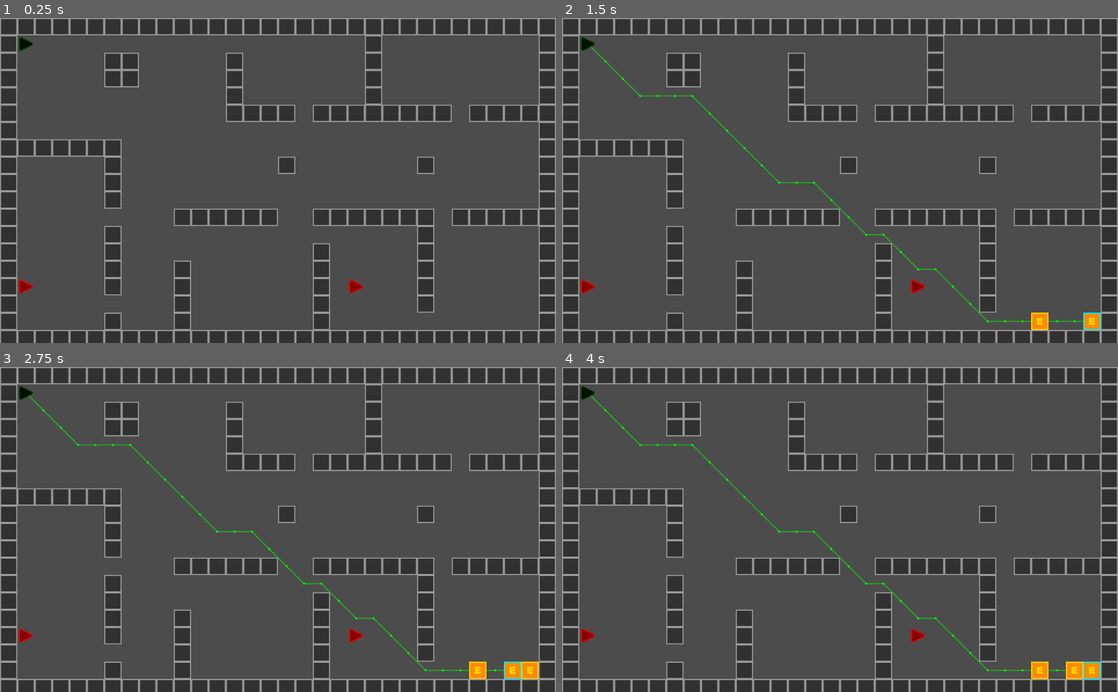
Above: before the commit, frames 1-4 (two rows, left to right).
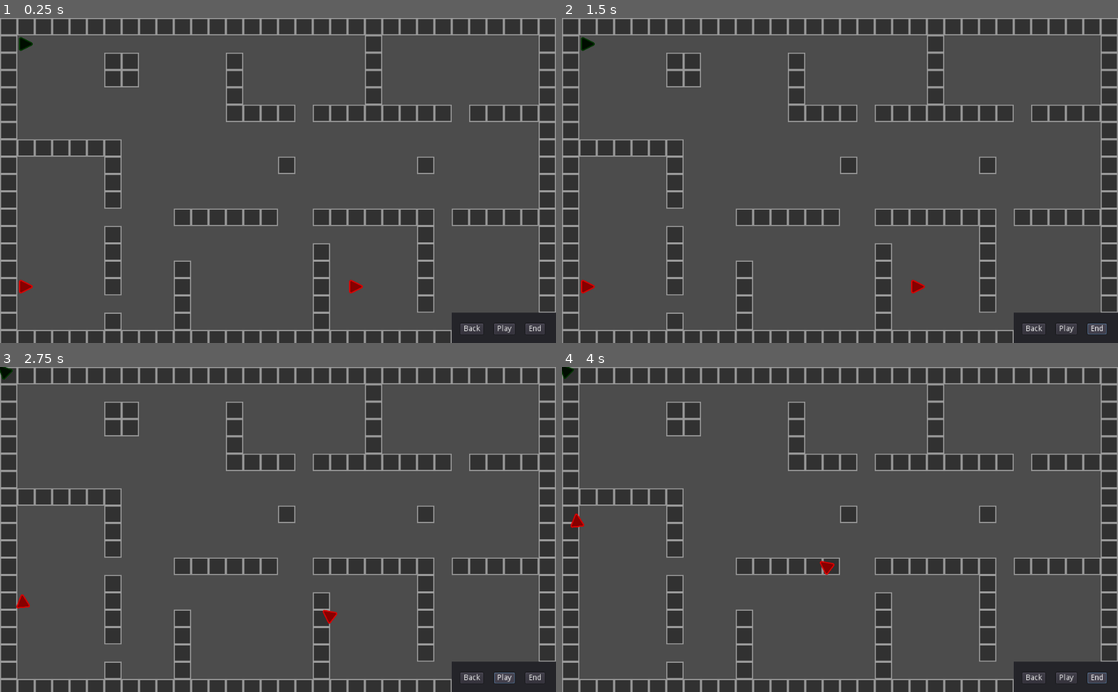
Above: after the commit, the same moments.

Repository: Matthew-Underwood/Jasper
Game: Godot game, scene res://scenes/main.tscn
Same seed, same stepped clock (60 frames per second), same inputs: the game is played once before the commit and once after it.
Inputs (mouse positions are in pixels of both pictures, inside the frame that each line leads up to):
- Up to frame 1 (0.25 s): no input
- Up to frame 2 (1.5 s): click (1034, 330) at 0.5 s, where only the run after the commit has a clickable "Back"; click (1095, 330) at 1.25 s, where only the run after the commit has a clickable "End"
- Up to frame 3 (2.75 s): click (505, 679) at 2 s, where only the run after the commit has a clickable "Play"
- Up to frame 4 (4 s): click (1067, 679) at 2.75 s, where only the run after the commit has a clickable "Play"; click (1095, 679) at 3.5 s, where only the run after the commit has a clickable "End"

The runs differ from the first frame. In frame 1, 0.9% of the frame differs, in the area x 81-100%, y 90-100%; in frame 2, 1.4%; in frame 3, 1.9%, in the area x 0-100%, y 0-100%; in frame 4, 1.9%.

Commit message:
Play and rewind.
Need to fix a bug though that wipes out the path if its been played once.

Diff:
--- a/node/character.gd
+++ b/node/character.gd
@@ -10,22 +10,41 @@
 var _path = []
 var _targetPointWorld = Vector2()
 var _targetPosition = Vector2()
+var _startingPosition = Vector2()
 
 var _velocity = Vector2()
 var _characterInfo : CharacterInfo
 var _tileMap : TileMap
 
 func _ready():
-	_change_state(States.IDLE)
+	add_to_group("characters")
+	_startingPosition = position
+
+func _process(_delta):
+	if _state != States.FOLLOW:
+		return
+	var _arrivedToNextPoint = _move_to(_targetPointWorld)
+	if _arrivedToNextPoint:
+		_path.remove(0)
+		if len(_path) == 0:
+			setState(States.IDLE)
+
+			return
+		_targetPointWorld = _path[0]
 
 
 func setCharacterInfo(characterInfo : CharacterInfo):
 	_characterInfo = characterInfo
 
+#TODO this is going to evolve over time.
+func resetToStartingPosition() -> void:
+	position = _startingPosition
 
 func setTileMap(tileMap : TileMap):
 	_tileMap = tileMap
 
+func setState(state):
+	_state = state
 
 func getCharacterInfo():
 	return _characterInfo
@@ -34,7 +53,7 @@
 func _unhandled_input(event):
 	if Input.is_action_just_pressed("confirm_click"):
 		_targetPosition = get_global_mouse_position()
-		_change_state(States.FOLLOW)
+		_change_state(States.IDLE)
 
 
 func _move_to(worldPosition):
@@ -46,8 +65,8 @@
 	return position.distance_to(worldPosition) < ARRIVE_DISTANCE
 
 
-func _change_state(newState):
-	if newState == States.FOLLOW:
+func _change_state(state):
+	if state == States.IDLE:
 		_characterInfo.setPosition(position)
 		#TODO is this misleading? Its checking for waypoint exists not the path
 		if _tileMap.hasPath(_characterInfo, _targetPosition):
@@ -55,13 +74,13 @@
 		if !_tileMap.isWalkable(_targetPosition):
 			return
 		_path = _tileMap.createPath(_characterInfo, _targetPosition)
-		if not _path or len(_path) == 1:
-			_change_state(States.IDLE)
-			return
+#		if not _path or len(_path) == 1:
+#			_change_state(States.IDLE)
+#			return
 		# The index 0 is the starting cell.
 		# We don't want the character to move back to it in this example.
 		_targetPointWorld = _path[1]
-	_state = newState
+	_state = state
 
 
 func _on_Area2D_mouse_entered():
--- a/scenes/main.tscn
+++ b/scenes/main.tscn
@@ -1,8 +1,9 @@
-[gd_scene load_steps=4 format=2]
+[gd_scene load_steps=5 format=2]
 
 [ext_resource path="res://node/tile_map.gd" type="Script" id=1]
 [ext_resource path="res://node/main.gd" type="Script" id=2]
 [ext_resource path="res://tile_set/tileset.tres" type="TileSet" id=3]
+[ext_resource path="res://scenes/ui/turn_playback.tscn" type="PackedScene" id=4]
 
 [node name="Node2D" type="Node2D"]
 script = ExtResource( 2 )
@@ -17,3 +18,9 @@
 [node name="WayPoints" type="Node2D" parent="."]
 
 [node name="Characters" type="Node2D" parent="."]
+
+[node name="Control" parent="." instance=ExtResource( 4 )]
+margin_left = 832.0
+margin_top = 544.0
+margin_right = 832.0
+margin_bottom = 544.0
--- /dev/null
+++ b/scenes/ui/turn_playback.gd
@@ -0,0 +1,24 @@
+extends Control
+
+
+# Declare member variables here. Examples:
+# var a = 2
+# var b = "text"
+
+
+# Called when the node enters the scene tree for the first time.
+func _ready():
+	pass # Replace with function body.
+
+
+# Called every frame. 'delta' is the elapsed time since the previous frame.
+#func _process(delta):
+#	pass
+
+
+func _on_Play_button_up():
+	get_tree().call_group_flags(2, "characters", "setState", 1)
+
+
+func _on_Back_button_up():
+	get_tree().call_group_flags(2, "characters", "resetToStartingPosition")
--- /dev/null
+++ b/scenes/ui/turn_playback.tscn
@@ -0,0 +1,54 @@
+[gd_scene load_steps=2 format=2]
+
+[ext_resource path="res://scenes/ui/turn_playback.gd" type="Script" id=1]
+
+[node name="Control" type="Control"]
+anchor_right = 0.25
+anchor_bottom = 0.107
+margin_bottom = -0.200005
+script = ExtResource( 1 )
+__meta__ = {
+"_edit_use_anchors_": false
+}
+
+[node name="Panel" type="Panel" parent="."]
+anchor_right = 0.75
+anchor_bottom = 1.0
+margin_right = -1.52588e-05
+rect_min_size = Vector2( 192, 64 )
+__meta__ = {
+"_edit_use_anchors_": false
+}
+
+[node name="HSplitContainer" type="GridContainer" parent="Panel"]
+margin_left = 16.0
+margin_top = 20.0
+margin_right = 171.0
+margin_bottom = 48.0
+grow_horizontal = 2
+grow_vertical = 2
+custom_constants/hseparation = 20
+columns = 3
+__meta__ = {
+"_edit_use_anchors_": false
+}
+
+[node name="Back" type="Button" parent="Panel/HSplitContainer"]
+margin_right = 42.0
+margin_bottom = 20.0
+text = "Back"
+
+[node name="Play" type="Button" parent="Panel/HSplitContainer"]
+margin_left = 62.0
+margin_right = 100.0
+margin_bottom = 20.0
+text = "Play"
+
+[node name="End" type="Button" parent="Panel/HSplitContainer"]
+margin_left = 120.0
+margin_right = 155.0
+margin_bottom = 20.0
+text = "End"
+
+[connection signal="button_up" from="Panel/HSplitContainer/Back" to="." method="_on_Back_button_up"]
+[connection signal="button_up" from="Panel/HSplitContainer/Play" to="." method="_on_Play_button_up"]
